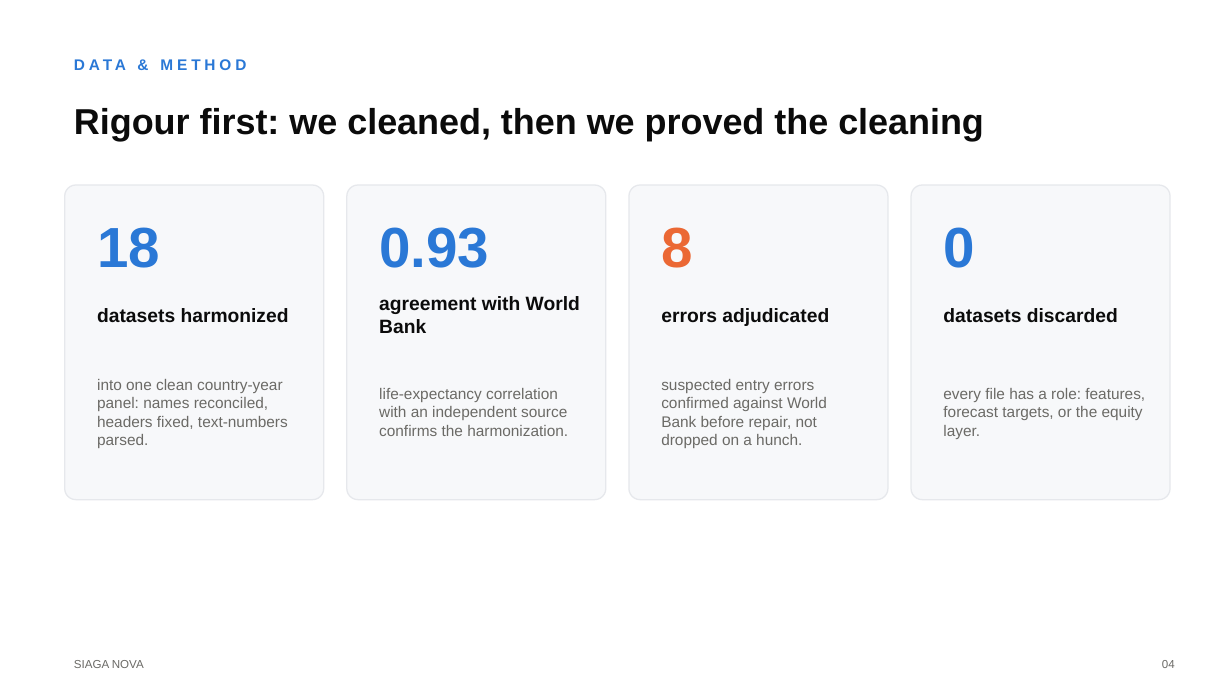
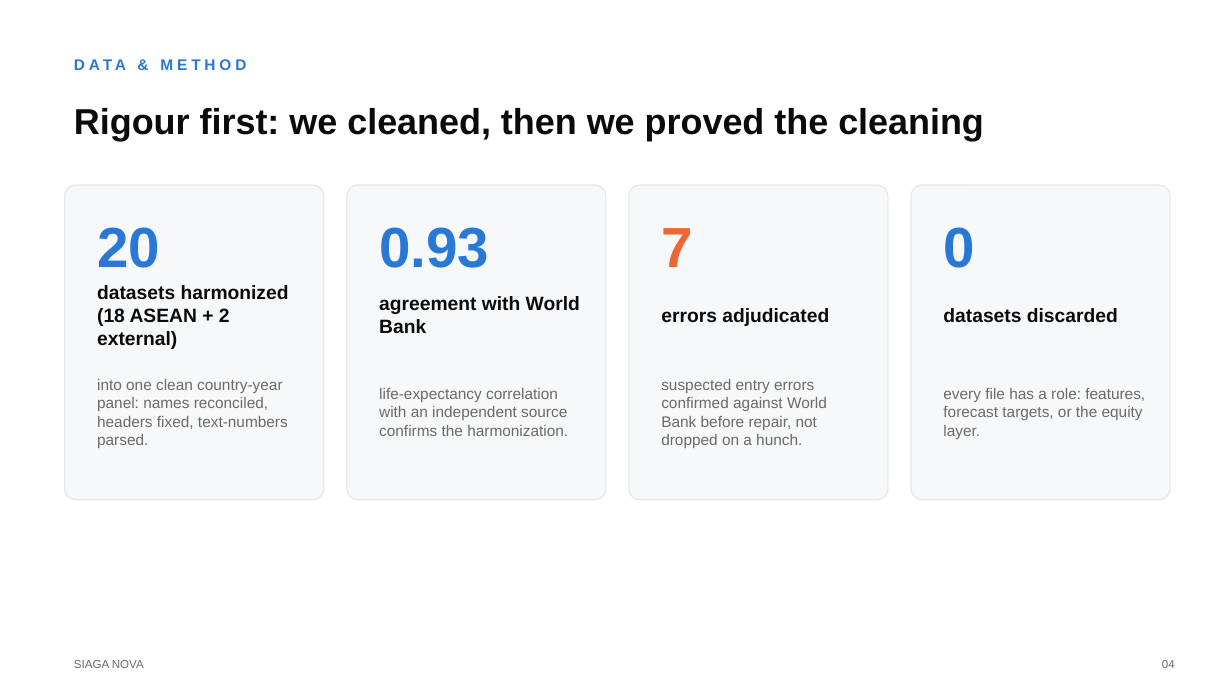
Before and after one commit to davidAg9/siaga_nova, a slide deck: slide 4 of presentation/siaga_nova_deck.pptx. Drawn at 1232x694 pixels with LibreOffice and Linux fonts; fonts in the diff are those of the drawing. Boxes give left, top, right and bottom in pixels: in the first picture for what was removed or moved away, otherwise in the second. Text is boxed around its words. In the diff, an @@ line names an element or a change of style, - is before the commit and + after.

```diff
--- a/presentation/siaga_nova_deck.pptx
+++ b/presentation/siaga_nova_deck.pptx
@@ text at box(97, 227, 160, 268): text changed @@
-18
+20
@@ text at box(661, 228, 692, 267): text changed @@
-8
+7
@@ text at box(97, 285, 289, 349): text changed @@
-datasets harmonized
+datasets harmonized (18 ASEAN + 2 external)
```
Also in this commit, not shown: 5 other slides changed, 2 other files.
